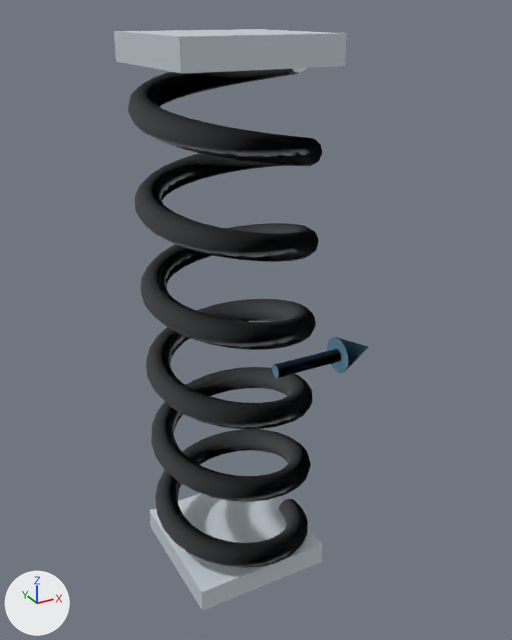
The glTF model public/models/physics/spring.glb: old version first, new version second.
Both versions are drawn from a 50 mm lens placed at (-1.063, -1.838, 0.926), pointed at (-0.04, 0.02, -0.003). Every picture has the same lights, and +X, +Y and +Z are marked at lower left. The older version comes first. Vertices at exactly the same position are counted once.

The first picture shows 'spring_bottom_plate', 'spring_coil', 'spring_force', 'spring_top_plate'.
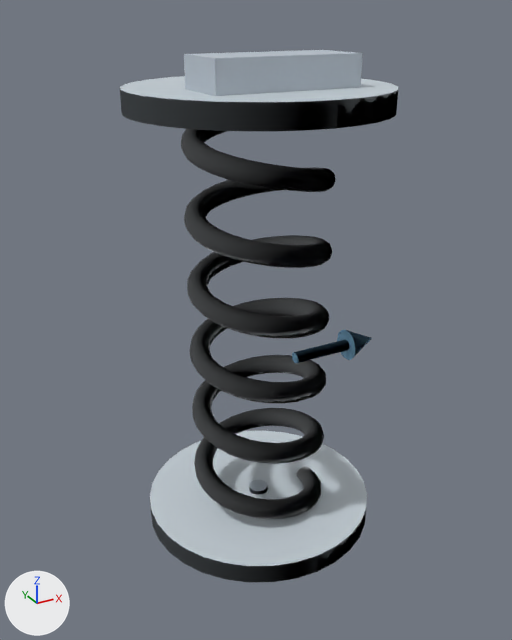
What differs and where, as boxes [x1, y1, x2, y2] in the pictures (512 x 640 px):
'spring_coil', moved, rescaled (20% narrower, 22% shorter)
    before: [128, 68, 322, 568]
    after: [181, 129, 336, 519]
'spring_bottom_plate', reshaped (25% wider, 12% taller)
    before: [149, 475, 322, 611]
    after: [150, 431, 367, 583]
'spring_top_plate', reshaped (19% wider, 24% taller)
    before: [114, 29, 347, 73]
    after: [120, 76, 398, 131]
'mounting_bracket_1', added (pale blue)
    after: [184, 50, 363, 96]
'spring_force', moved, rescaled (17% narrower, 19% shorter)
    before: [272, 337, 369, 378]
    after: [292, 330, 372, 363]
'coil_seat_bottom', added
    after: [249, 480, 268, 495]

Edits to the bpy script that builds the scene:
```text
Add mat_mat_4:
    mat_mat_4 = principled_material('mat_4')
    mat_mat_4.base_color = (0.373, 0.435, 0.498)  # grey #a4b0bb
    mat_mat_4.roughness = 0.62
Add mat_mat_3:
    mat_mat_3 = principled_material('mat_3')
    mat_mat_3.base_color = (0.498, 0.561, 0.627)  # pale blue #bbc5cf
    mat_mat_3.roughness = 0.62
Change me_spring_coil_mesh:
    used by ob_spring_coil; location = (0.0, 0.0, 0.0)
    remove me_spring_coil_mesh.from_pydata(...)  # 1602 vertices, 3200 faces; spans x -0.42..0.13, y -0.27..0.27, z -0.83..0.83
    add me_spring_coil_mesh.from_pydata(...)  # 1602 vertices, 3200 faces; spans x -0.27..0.19, y -0.23..0.23, z -0.7..0.7
    me_spring_coil_mesh part 1: the whole mesh is scaled about its middle by 0.837, then moved by (0.1, 0.0, 0.0)
Change me_spring_top_plate_mesh:
    used by ob_spring_top_plate; location = (0.0, 0.0, 0.0)
    remove me_spring_top_plate_mesh.from_pydata(...)  # 8 vertices, 12 faces; spans x -0.378..0.086, y -0.232..0.232, z 0.788..0.868
    add me_spring_top_plate_mesh.from_pydata(...)  # 66 vertices, 128 faces; spans x -0.43..0.347, y -0.388..0.388, z 0.66..0.726
    me_spring_top_plate_mesh part 2: the whole mesh is rebuilt
Change me_spring_bottom_plate_mesh:
    used by ob_spring_bottom_plate; location = (0.0, 0.0, 0.0)
    remove me_spring_bottom_plate_mesh.from_pydata(...)  # 8 vertices, 12 faces; spans x -0.378..0.086, y -0.232..0.232, z -0.868..-0.788
    add me_spring_bottom_plate_mesh.from_pydata(...)  # 66 vertices, 128 faces; spans x -0.43..0.347, y -0.388..0.388, z -0.726..-0.66
    me_spring_bottom_plate_mesh part 3: the whole mesh is rebuilt
Change me_spring_force_mesh:
    used by ob_spring_force; location = (0.0, 0.0, 0.0)
    remove me_spring_force_mesh.from_pydata(...)  # 42 vertices, 76 faces; spans x 0.023..0.417, y -0.066..0.066, z -0.263..-0.134
    add me_spring_force_mesh.from_pydata(...)  # 42 vertices, 76 faces; spans x 0.1..0.43, y -0.055..0.055, z -0.22..-0.112
    me_spring_force_mesh part 4: the whole mesh is scaled about its middle by 0.837, then moved by (0.045, 0.0, 0.032)
Add me_coil_seat_bottom_mesh:
    me_coil_seat_bottom_mesh.from_pydata(...)  # a 16-sided cylinder along z spanning x -0.0749..-0.0083, y -0.0333..0.0333, z -0.7098..-0.6433
    me_coil_seat_bottom_mesh.materials.append(mat_mat_4)  # grey #a4b0bb
Add me_mounting_bracket_1_mesh:
    me_mounting_bracket_1_mesh.from_pydata(...)  # a box spanning x -0.263..0.18, y -0.177..0.011, z 0.682..0.815
    me_mounting_bracket_1_mesh.materials.append(mat_mat_3)  # pale blue #bbc5cf
Add ob_coil_seat_bottom:
    ob_coil_seat_bottom = bpy.data.objects.new('coil_seat_bottom', me_coil_seat_bottom_mesh)
    ob_coil_seat_bottom.location = (0.0, 0.0, 0.0)
Add ob_mounting_bracket_1:
    ob_mounting_bracket_1 = bpy.data.objects.new('mounting_bracket_1', me_mounting_bracket_1_mesh)
    ob_mounting_bracket_1.location = (0.0, 0.0, 0.0)
```
